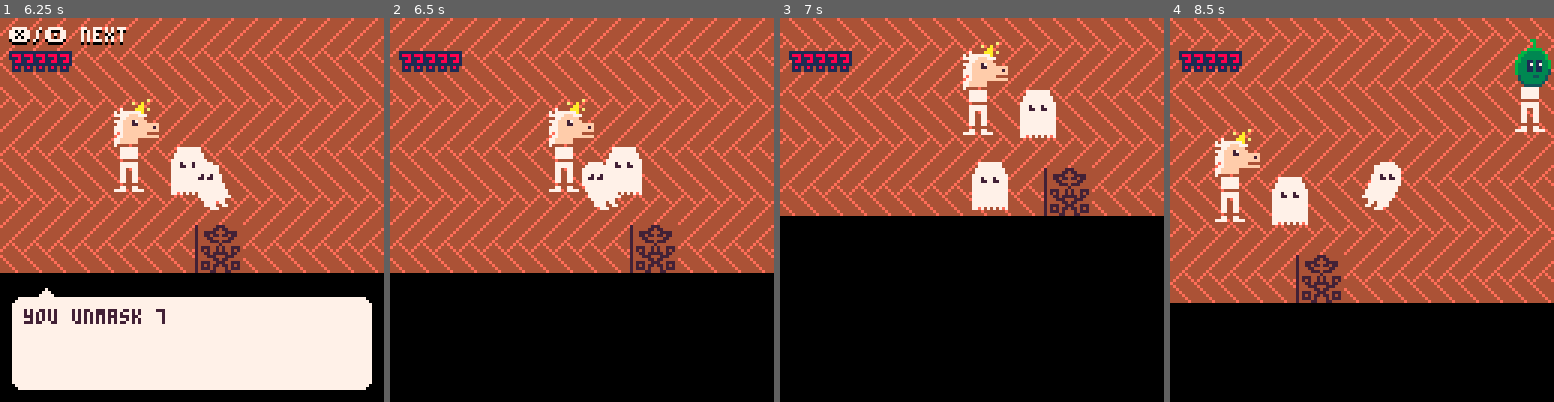
Above: before the commit, frames 1-4 (left to right).
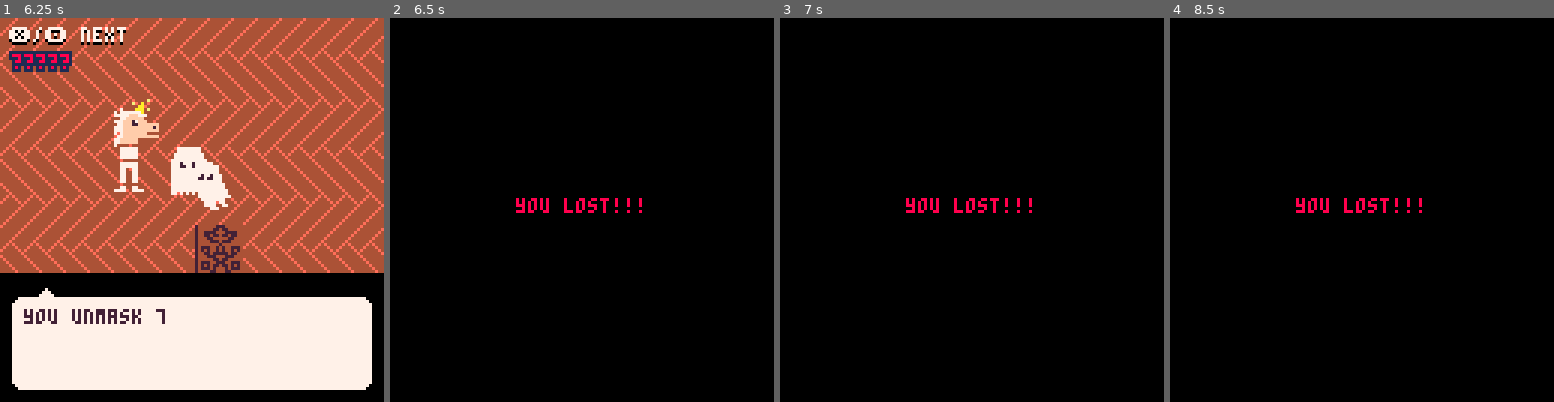
Above: after the commit, the same moments.

Repository: Alfie-Edwards/jaccuse
Game: PICO-8 cartridge game.p8
Two runs of this game, one before a commit and one after it. Both use one fixed random seed, a clock stepped at 60 frames per second and the inputs below.
Inputs (mouse positions are in pixels of both pictures, inside the frame that each line leads up to):
- Up to frame 1 (6.25 s): tap O (Z key) at 0.33, 0.7, 1.43, 2.22, 3.1, 3.98, 4.87, 5.75 s; click (69, 121) at 0.67 s; tap X (X key) at 1.07, 2.07, 2.4, 2.73, 3.07, 3.4, 3.73, 4.07, 4.4, 4.73, 5.07, 5.4, 5.73, 6.07 s; click (130, 267) at 1.22 s; click (195, 114) at 1.77 s; hold Left 1.97-2.37 s; click (257, 259) at 2.32 s; hold Down 2.42-2.82 s; click (322, 106) at 2.87 s; hold Right 2.87-3.53 s; click (84, 256) at 3.42 s; hold Up 3.58-4.08 s; click (145, 102) at 3.97 s; hold Right 4.13-4.53 s; click (211, 248) at 4.52 s; hold Down 4.58-5.08 s; click (272, 94) at 5.07 s; hold Left 5.13-5.8 s; click (337, 244) at 5.62 s; hold Up 5.85-6.18 s; click (99, 90) at 6.17 s; hold Left from 6.23 s (still down)
- Up to frame 2 (6.5 s): keep holding Left; tap X (X key) at 6.4 s
- Up to frame 3 (7 s): release Left at 6.63 s; tap O (Z key) at 6.63 s; hold Down from 6.68 s (still down); click (941, 236) at 6.72 s; tap X (X key) at 6.73 s
- Up to frame 4 (8.5 s): tap X (X key) every 0.33 s from 7.07 to 8.4 s; release Down at 7.08 s; hold Right 7.13-7.8 s; click (1396, 83) at 7.27 s; tap O (Z key) at 7.52, 8.4 s; click (1458, 229) at 7.82 s; hold Up 7.85-8.35 s; click (1219, 79) at 8.37 s; hold Right from 8.4 s (still down)

Frame 1 is identical in both runs. In frame 2, 66% of the frame differs, in the area x 0-100%, y 0-67%; in frame 3, 52%; in frame 4, 74%, in the area x 0-100%, y 0-75%.

Commit message:
Revert "Fix losing logic"
This reverts commit 6de935a6c78d074a94aecd6cd7e3348b82103129.

Diff:
--- a/game.p8
+++ b/game.p8
@@ -25,7 +25,6 @@
 function _init()
 	-- Disable repeated keypresses when holding down key.
 	poke(0x5f5c, 255)
-	lost = false
 
 	init_sprites()
 	init_screens()
--- a/music.lua
+++ b/music.lua
@@ -19,7 +19,7 @@
 		music(-1)
 		music(24)
 		music_state = "won"
-	elseif music_state ~= "lost" and lost then
+	elseif music_state ~= "lost" and lost() then
 		music(-1)
 		music(32)
 		music_state = "lost"
--- a/player.lua
+++ b/player.lua
@@ -39,7 +39,8 @@
 function choose_question()
 	player.questions_remaining -= 1
 	if player.questions_remaining < 0 then
-		lost = true
+		-- TODO #finish
+		printh("you lose!!!")
 	end
 end
 
--- a/screens.lua
+++ b/screens.lua
@@ -55,7 +55,7 @@
 		draw_win_screen()
 		return 1
 	end
-	if lost then
+	if lost() then
 		draw_lose_screen()
 		return 1
 	end
